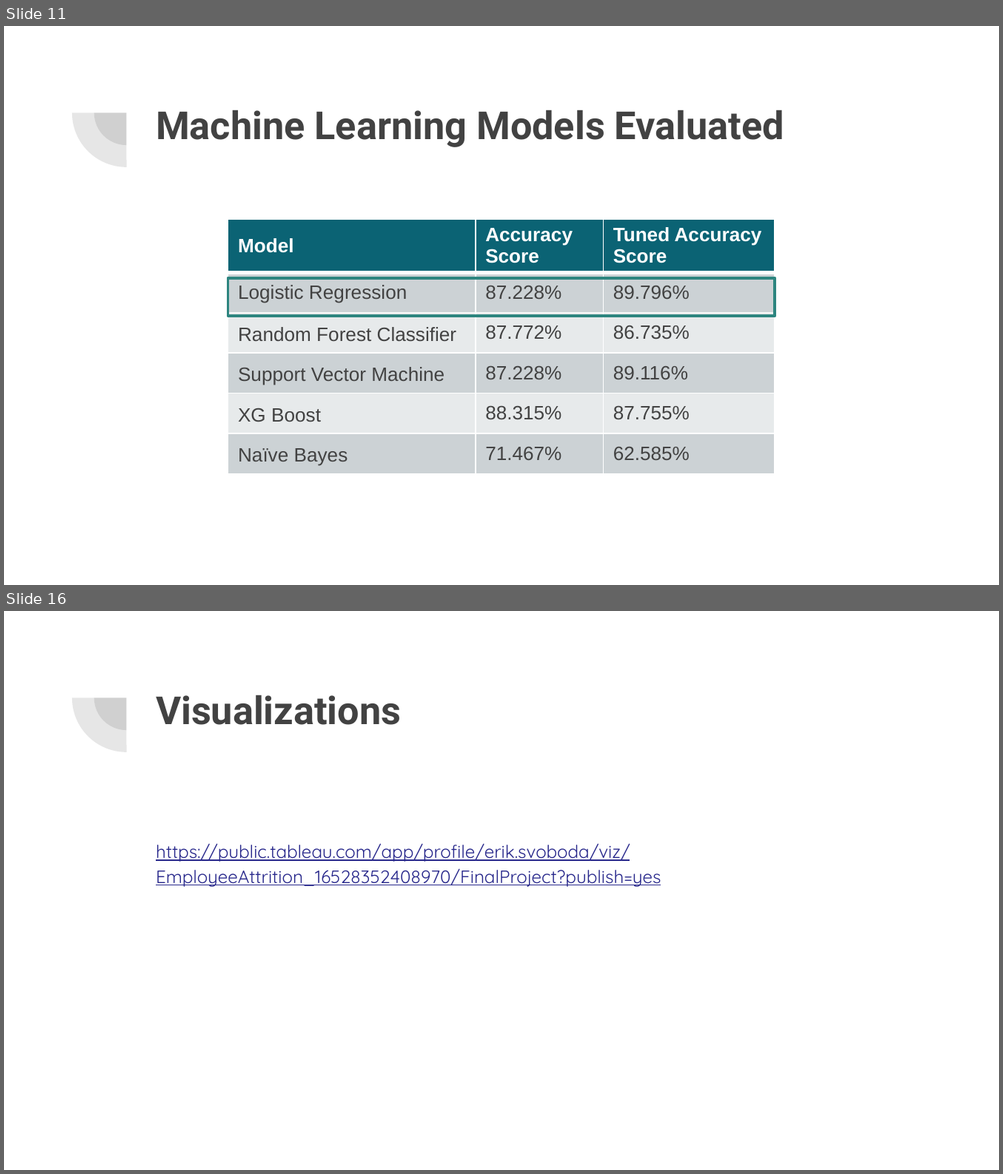
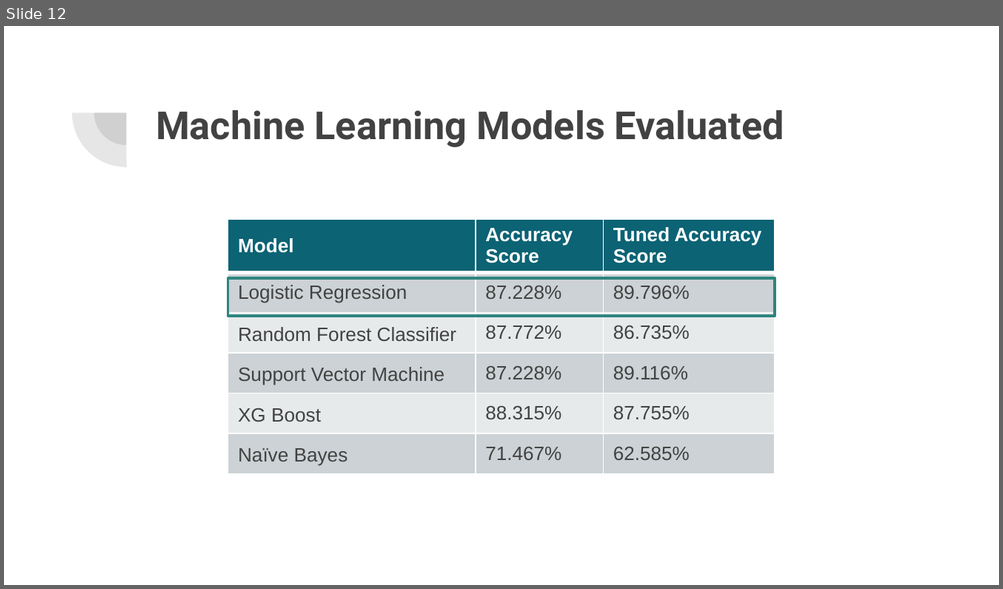
Before and after one commit to lykkelig/Group6_Final_Project, a slide deck: Presentation/Final Project Presentation.pptx. Shown one above the other, each under a label of ours: slides 11 and 16 before the commit, slide 12 after it; the slides between them are not shown. The pictures are 1003x1174 and 1003x589 pixels, drawn with LibreOffice and Linux fonts; fonts in the diff are those of the drawing. Boxes give left, top, right and bottom in pixels: in the first picture for what was removed or moved away, otherwise in the second. Text is boxed around its words. In the diff, an @@ line names an element or a change of style, - is before the commit and + after.

```diff
--- a/Presentation/Final Project Presentation.pptx
+++ b/Presentation/Final Project Presentation.pptx
@@ slide 16 removed at <box>4,611,999,1170</box>, background #FFFFFF; not listed: 2 template elements that a slide beside it also shows @@
@@ title removed at <box>156,695,401,725</box> @@
-Visualizations
@@ text removed at <box>156,843,660,887</box> @@
-https://public.tableau.com/app/profile/erik.svoboda/viz/EmployeeAttrition_16528352408970/FinalProject?publish=yes
@@ what was slide 11 is now slide 12 @@
```
Also in this commit, not shown: 8 slides changed, 3 slides added, 2 other slides removed, 2 other files.
